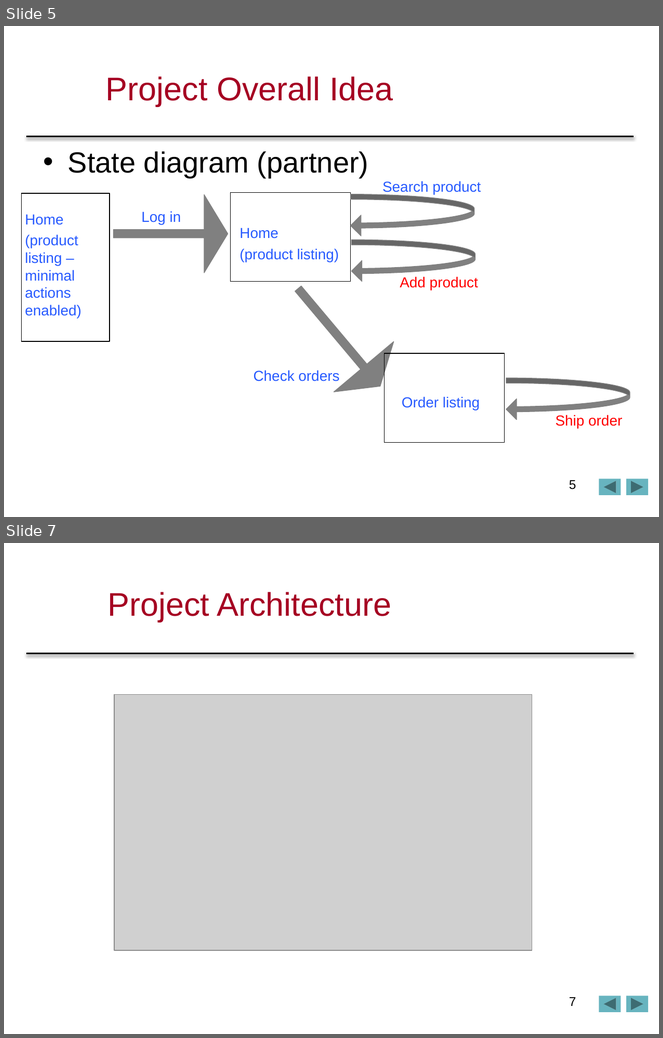
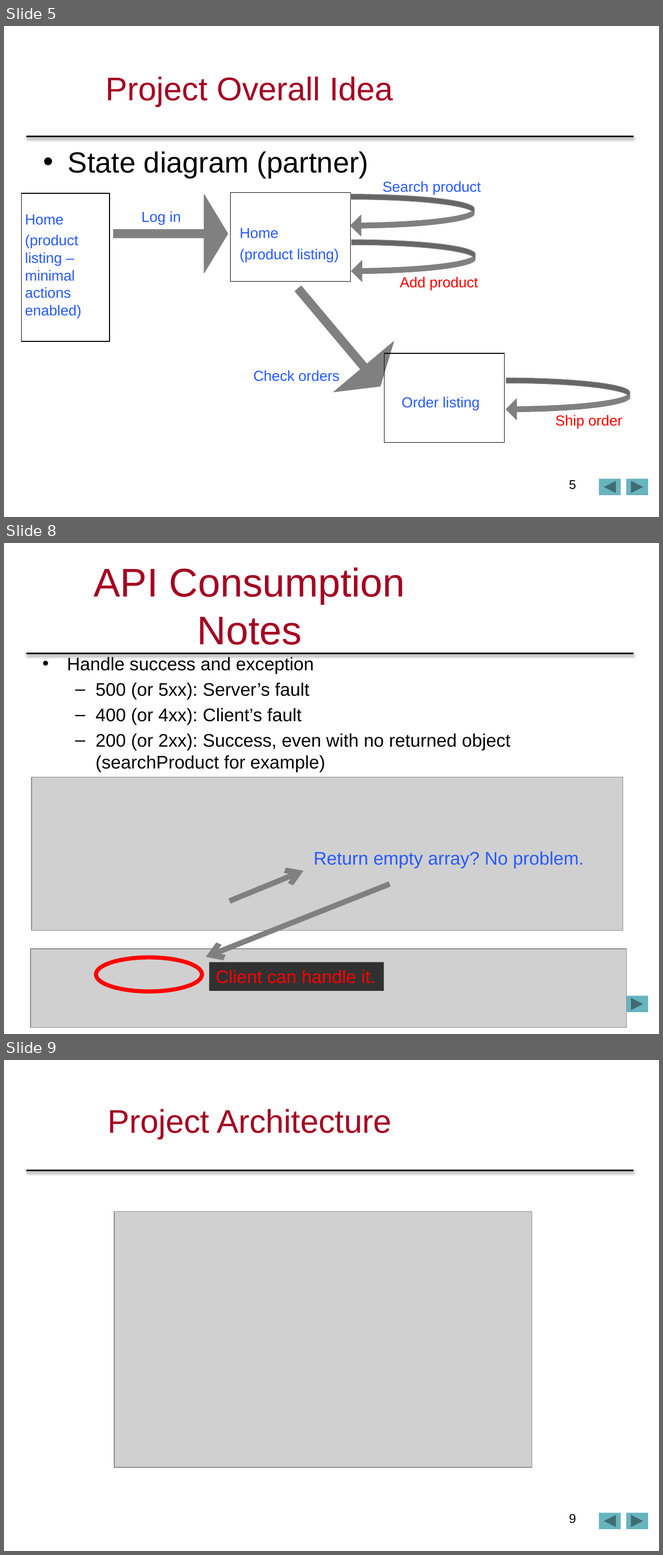
Before and after one commit to sonialin/comp433p2p3, a slide deck: comp433p2p3/COMP433FinalPPT.pptx. Shown one above the other, each under a label of ours: slides 5 and 7 before the commit, slides 5, 8 and 9 after it; the slides between them are not shown. The pictures are 663x1038 and 663x1555 pixels, drawn with LibreOffice and Linux fonts; fonts in the diff are those of the drawing; grey boxes stand for pictures; background and template pictures are left out. Boxes give left, top, right and bottom in pixels: in the first picture for what was removed or moved away, otherwise in the second. Text is boxed around its words. In the diff, an @@ line names an element or a change of style, - is before the commit and + after.

```diff
--- a/comp433p2p3/COMP433FinalPPT.pptx
+++ b/comp433p2p3/COMP433FinalPPT.pptx
@@ slide 8 added at bbox=[4, 543, 659, 1034], background #FFFFFF; not listed: 2 template elements that a slide beside it also shows @@
@@ title added at bbox=[94, 567, 405, 645], 44 pt, text #A50021 @@
+API Consumption Notes
@@ text added at bbox=[67, 656, 510, 772], 20 pt, text #000000 @@
+• Handle success and exception
+  – 500 (or 5xx): Server’s fault
+  – 400 (or 4xx): Client’s fault
+  – 200 (or 2xx): Success, even with no returned object (searchProduct for example)
@@ picture added at bbox=[32, 777, 623, 930] @@
@@ text added at bbox=[314, 851, 584, 868], 20 pt, text #275AFF @@
+Return empty array? No problem.
@@ arrow added from (390, 884) to (206, 957), #808080 6 pt @@
@@ arrow added from (229, 901) to (304, 871), #808080 6 pt @@
@@ picture added at bbox=[31, 949, 627, 1028] @@
@@ ellipse added at bbox=[96, 958, 202, 992], outline #FF0000 4.5 pt @@
@@ rectangle added at bbox=[209, 962, 384, 991], fill #000000 at 76% opacity, 20 pt, text #FF0000 @@
+Client can handle it.
@@ what was slide 7 is now slide 9 @@
@@ page number at bbox=[569, 1514, 577, 1524]: text changed @@
-7
+9
```
Also in this commit, not shown: 1 slide changed, 1 other slide added.
